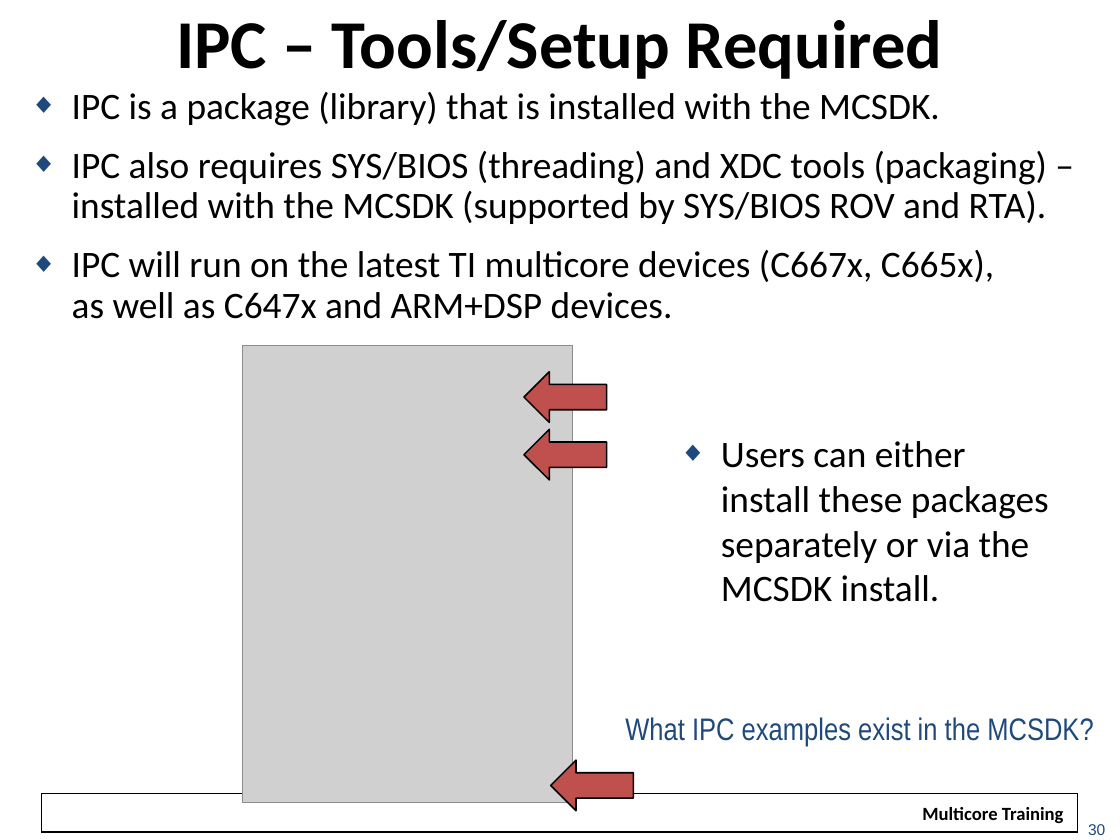
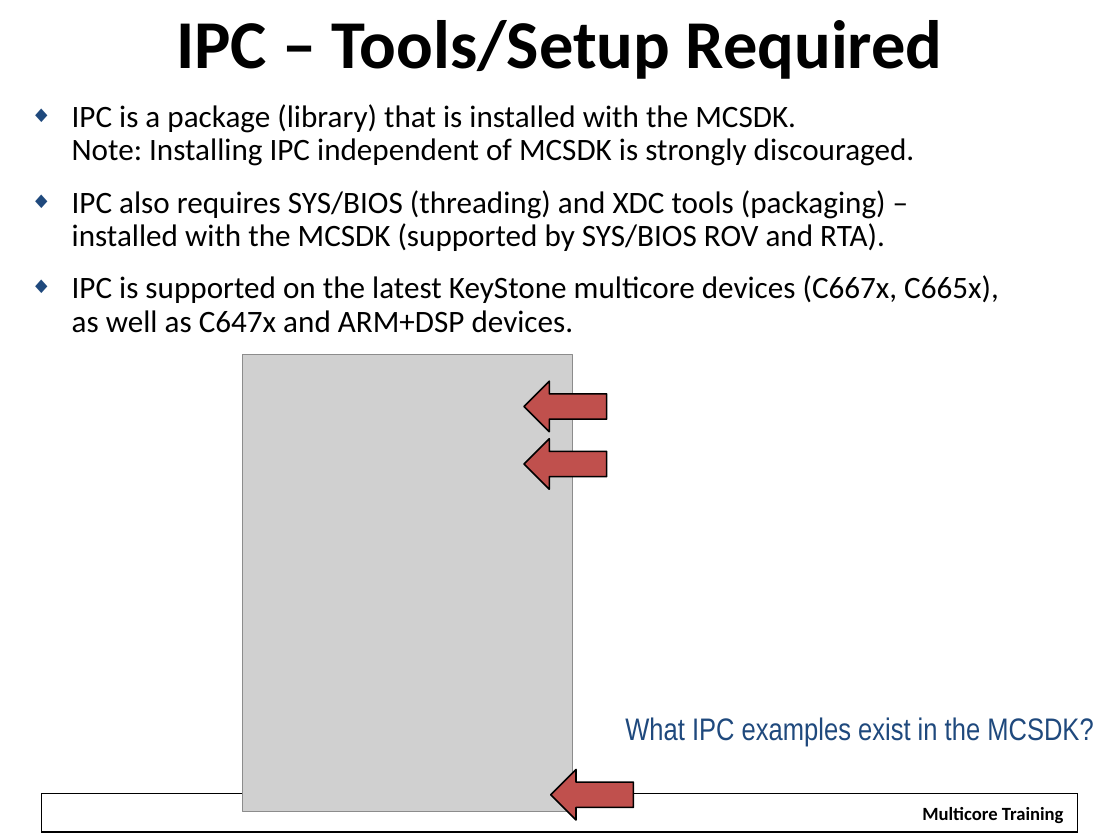
Before and after one commit to hari1989/keystone-workshop, a slide deck: slide 36 of slides/KeyStone Intro to IPC.pptx (slide 30 before the commit). Drawn at 1120x840 pixels with LibreOffice and Linux fonts; fonts in the diff are those of the drawing; grey boxes stand for pictures; background and template pictures are left out. Boxes give left, top, right and bottom in pixels: in the first picture for what was removed or moved away, otherwise in the second. Text is boxed around its words. In the diff, an @@ line names an element or a change of style, - is before the commit and + after.

```diff
--- a/slides/KeyStone Intro to IPC.pptx
+++ b/slides/KeyStone Intro to IPC.pptx
@@ text at [72, 104, 915, 166]: text changed; size 24 to 20 pt @@
-◆ IPC is a package (library) that is installed with the MCSDK.
+◆ IPC is a package (library) that is installed with the MCSDK.
+  Note: Installing IPC independent of MCSDK is strongly discouraged.
@@ text at [72, 190, 886, 251]: size 24 to 20 pt in "IPC also requires SYS/BIOS (threading) and XDC ..." @@
@@ text at [72, 275, 999, 333]: text changed; size 24 to 20 pt @@
-◆ IPC will run on the latest TI multicore devices (C667x, C665x),
-  as well as C647x and ARM+DSP devices.
+◆ IPC is supported on the latest KeyStone multicore devices (C667x, C665x),
+  as well as C647x and ARM+DSP devices.
@@ 3 right arrows, 1 picture, 1 text: place and size @@
-3 right arrows, 1 picture, 1 text at [72, 92, 1047, 811]
+3 right arrows, 1 picture, 1 text at [72, 104, 999, 820]
@@ text removed at [721, 441, 1049, 602] @@
-◆ Users can either
-  install these packages
-  separately or via the
-  MCSDK install.
@@ text removed at [1088, 824, 1105, 835] @@
-30
```
Also in this commit, not shown: 32 other slides changed, 23 slides added, 6 slides removed.
